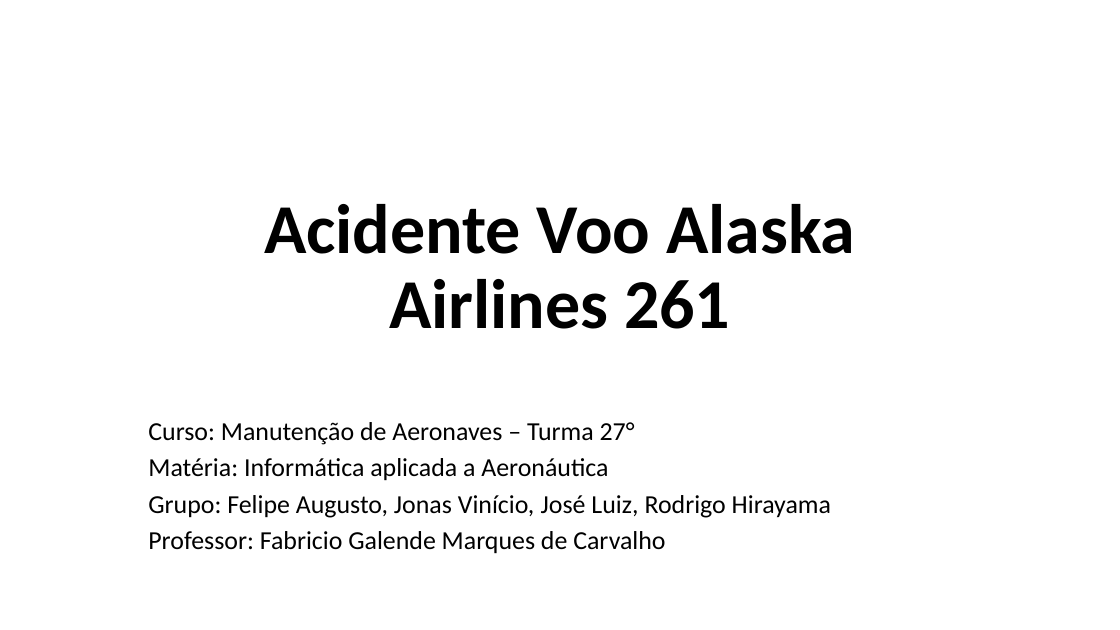
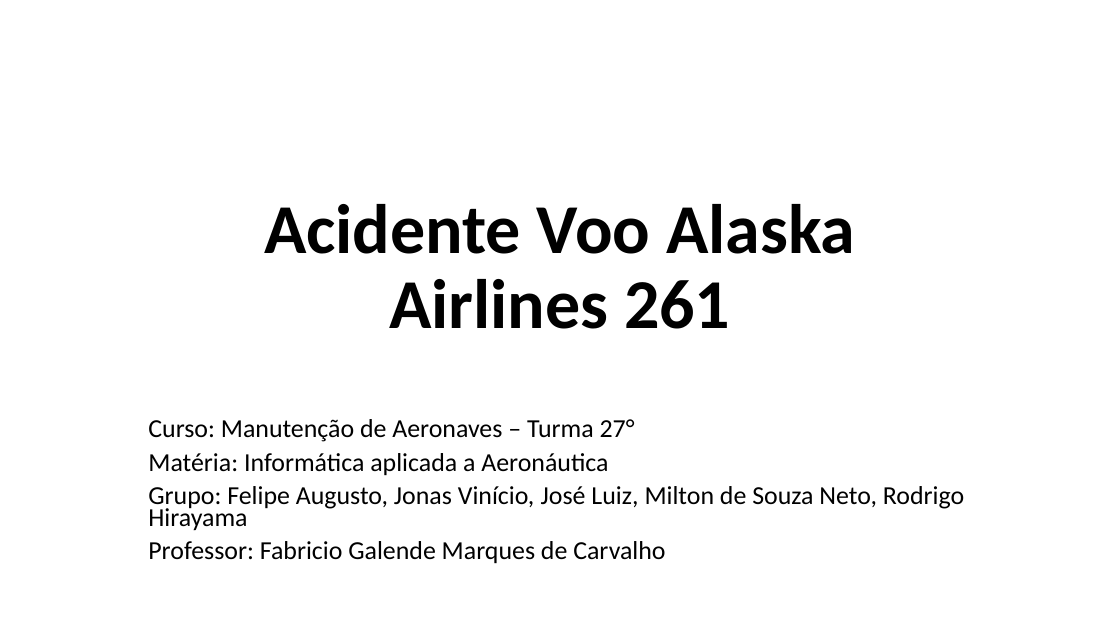
Before and after one commit to rodrigohirayama/Trab-Informatica---Apresentacao, a slide deck: slide 1 of apresentaçao acidente - Informatica.pptx. Drawn at 1120x630 pixels with LibreOffice and Linux fonts; fonts in the diff are those of the drawing; background and template pictures are left out. Boxes give left, top, right and bottom in pixels: in the first picture for what was removed or moved away, otherwise in the second. Text is boxed around its words. In the diff, an @@ line names an element or a change of style, - is before the commit and + after.

Commit message:
Atualizado incluido milton

```diff
--- a/apresentaçao acidente - Informatica.pptx
+++ b/apresentaçao acidente - Informatica.pptx
@@ subtitle at [148, 419, 665, 564]: line spacing 0.8 to 0.7 @@
@@ subtitle at [148, 486, 964, 531]: text changed @@
-Grupo: Felipe Augusto, Jonas Vinício, José Luiz, Rodrigo Hirayama
+Grupo: Felipe Augusto, Jonas Vinício, José Luiz, Milton de Souza Neto, Rodrigo Hirayama
```
